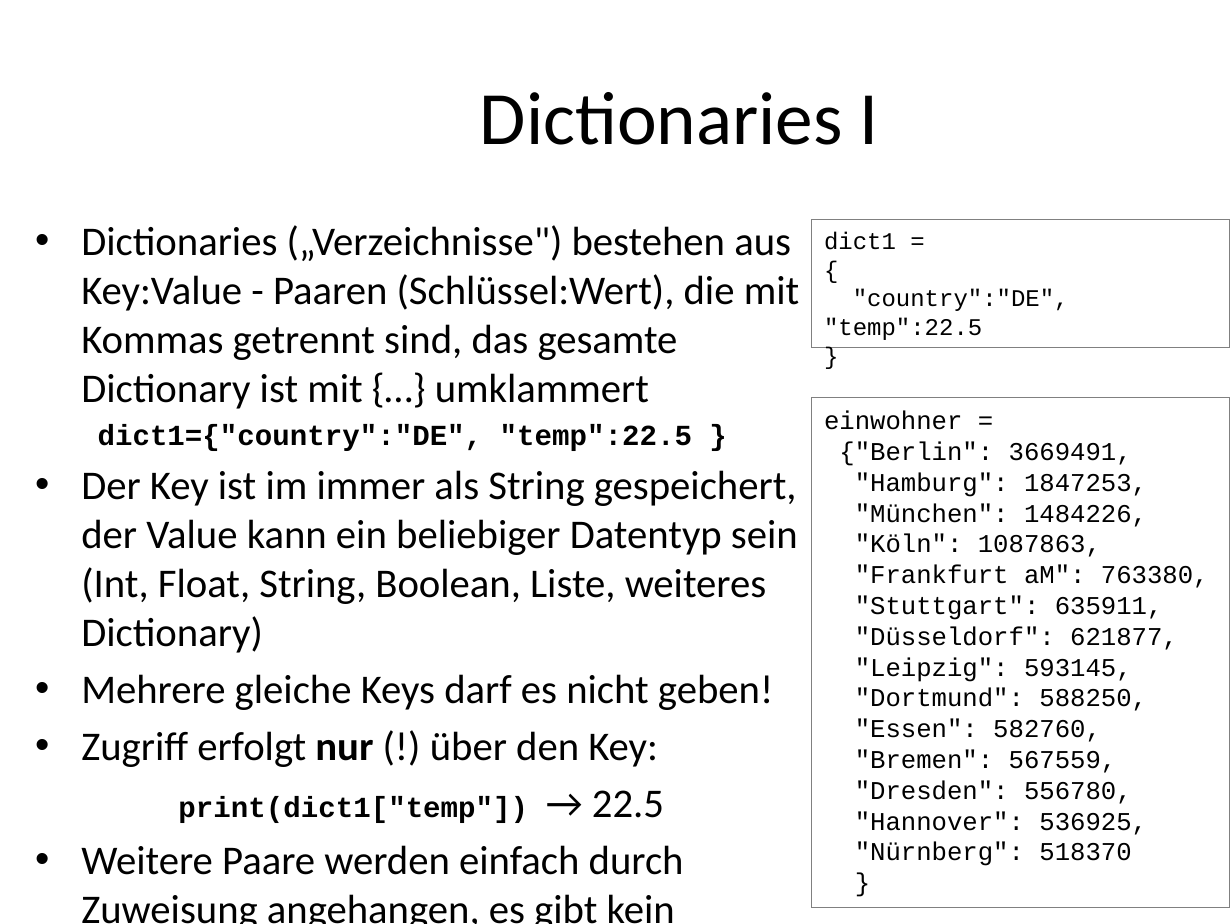
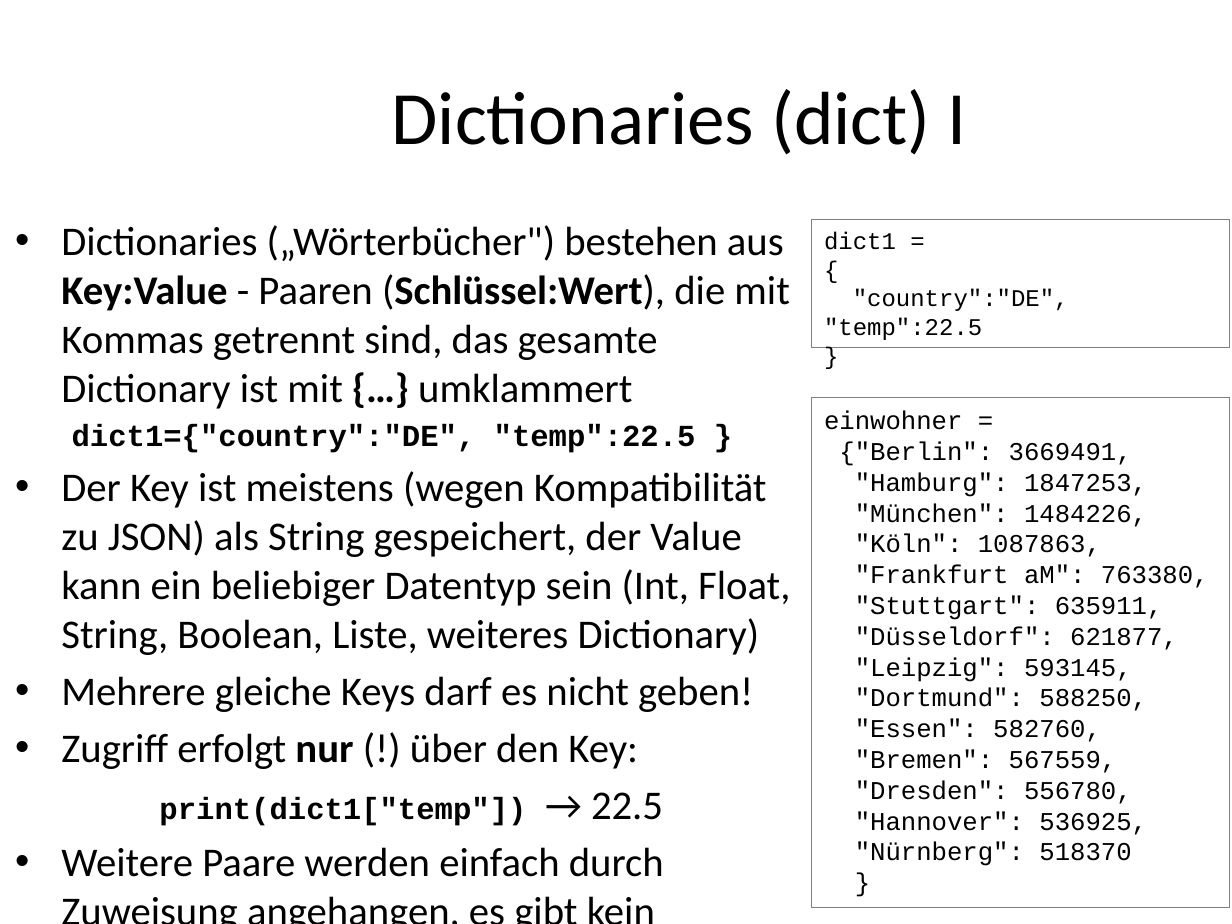
Before and after one commit to MickyRoth/Presentations, a slide deck: slide 29 of Python3 Fachinformatiker.pptx. Drawn at 1232x924 pixels with LibreOffice and Linux fonts; fonts in the diff are those of the drawing; background and template pictures are left out. Boxes give left, top, right and bottom in pixels: in the first picture for what was removed or moved away, otherwise in the second. Text is boxed around its words. In the diff, an @@ line names an element or a change of style, - is before the commit and + after.

```diff
--- a/Python3 Fachinformatiker.pptx
+++ b/Python3 Fachinformatiker.pptx
@@ title at box(392, 89, 967, 155): text changed @@
-Dictionaries I
+Dictionaries (dict) I
@@ text "Dictionaries („Wörterbücher") bestehen aus Key:Value ...": place and size @@
-text "Dictionaries („Wörterbücher") bestehen aus Key:Value ..." at box(81, 225, 799, 924)
+text "Dictionaries („Wörterbücher") bestehen aus Key:Value ..." at box(61, 225, 790, 877)
@@ text at box(61, 225, 789, 409): text changed @@
-• Dictionaries („Verzeichnisse") bestehen aus Key:Value - Paaren (Schlüssel:Wert), die mit Kommas getrennt sind, das gesamte Dictionary ist mit {…} umklammert
+• Dictionaries („Wörterbücher") bestehen aus Key:Value - Paaren (Schlüssel:Wert), die mit Kommas getrennt sind, das gesamte Dictionary ist mit {…} umklammert
@@ text at box(72, 424, 696, 826): size 17 to 17.9 pt in "dict1={"country":"DE", "temp":22.5 }", "print(dict1["temp"])"; size 17 to 20.4 pt in "dict1["timestamp"]=time.time()" @@
@@ text at box(61, 471, 790, 655): text changed @@
-• Der Key ist im immer als String gespeichert, der Value kann ein beliebiger Datentyp sein (Int, Float, String, Boolean, Liste, weiteres Dictionary)
+• Der Key ist meistens (wegen Kompatibilität zu JSON) als String gespeichert, der Value kann ein beliebiger Datentyp sein (Int, Float, String, Boolean, Liste, weiteres Dictionary)
```
Also in this commit, not shown: 1 other slide changed, 1 other file.
